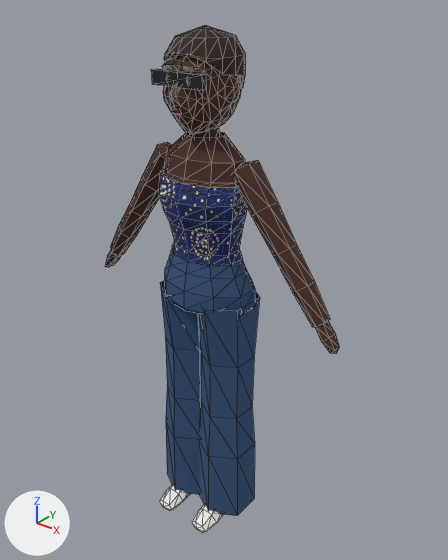
A saved change to the glTF model apps/client/public/assets/shared/chr/chr_sade.glb.
Both versions are drawn from a camera (50 mm lens) standing at (1.189, -1.372, 0.981) and looking at (0.031, 0.075, 0.084). Lighting does not change. The marker at lower left points along +X, +Y and +Z. The picture after the commit comes second. Mesh edges are drawn as thin lines. Vertices at exactly the same position are counted once.

The first picture shows 'body'.
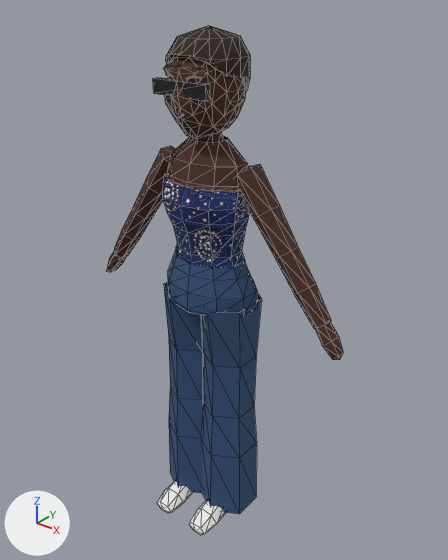
Changed parts and their boxes (x1, y1, x2, y2) in the pictures (448 x 560 px; the box of a moved part takes in the faces that stretch with it):
'body', reshaped: before (105, 26, 339, 533); after (106, 26, 343, 535)
part 1 of me_body, moved or reshaped: before (165, 247, 256, 315); after (168, 250, 258, 316)
part 2 of me_body, moved or reshaped (mostly hidden): before (190, 127, 220, 138); after (193, 131, 223, 143)
part 3 of me_body, moved or reshaped: before (232, 161, 330, 327); after (235, 165, 331, 328)
part 4 of me_body, moved or reshaped: before (315, 321, 339, 354); after (315, 322, 343, 360)
part 5 of me_body, moved or reshaped: before (198, 291, 260, 516); after (201, 293, 261, 514)
part 6 of me_body, moved or reshaped: before (110, 142, 172, 256); after (114, 146, 175, 258)
part 7 of me_body, moved or reshaped: before (105, 250, 121, 267); after (106, 251, 126, 272)
part 8 of me_body, moved or reshaped: before (160, 280, 201, 495); after (164, 282, 204, 493)
part 9 of me_body, moved or reshaped: before (151, 69, 207, 91); after (153, 78, 210, 101)
part 10 of me_body, added (blue): after (163, 173, 250, 268)
part 11 of me_body, moved or reshaped: before (159, 26, 247, 266); after (164, 26, 250, 191)
part 12 of me_body, moved or reshaped: before (159, 485, 223, 533); after (157, 481, 226, 535)

The change in detail:
me_body is used by ob_body; location (0.0, 0.0, 0.0).
me_body had 712 vertices, 1242 faces and spanned x -0.49..0.49, y -0.15..0.16, z -0.84..0.87.
me_body now has 696 vertices, 1210 faces and spans x -0.5..0.5, y -0.16..0.17, z -0.84..0.87.
me_body part 1: the loose piece of 61 vertices spanning x -0.17..0.17, y -0.09..0.16, z 0.01..0.19 is moved by (0.0, 0.01, -0.01).
me_body part 2: the loose piece of 12 vertices spanning x -0.04..0.04, y -0.02..0.07, z 0.52..0.6 is moved by (0.0, 0.01, -0.02).
me_body part 3: the loose piece of 31 vertices spanning x 0.11..0.45, y -0.02..0.07, z 0.07..0.52 is moved by (0.0, 0.01, -0.01).
me_body part 4: the loose piece of 19 vertices spanning x 0.42..0.49, y -0.01..0.06, z 0.0..0.09 is moved by (0.0, 0.01, -0.02).
me_body part 5: the loose piece of 30 vertices spanning x -0.01..0.18, y -0.09..0.15, z -0.8..0.05 is moved by (0.0, 0.01, -0.01).
me_body part 6: the loose piece of 31 vertices spanning x -0.45..-0.11, y -0.02..0.07, z 0.07..0.52 is moved by (0.0, 0.01, -0.01).
me_body part 7: the loose piece of 19 vertices spanning x -0.49..-0.42, y -0.01..0.06, z 0.0..0.09 is moved by (0.0, 0.01, -0.02).
me_body part 8: the loose piece of 30 vertices spanning x -0.18..0.01, y -0.09..0.15, z -0.8..0.05 is moved by (0.0, 0.01, -0.01).
me_body part 9: the loose piece of 8 vertices spanning x -0.09..0.09, y -0.09..-0.07, z 0.72..0.76 is moved by (0.0, 0.01, -0.03).
me_body part 10: the loose piece of 70 vertices spanning x -0.15..0.15, y -0.11..0.13, z 0.19..0.44 is copied, and the copy is moved by (0.0, 0.01, -0.01); it spans x -0.15..0.15, y -0.09..0.14, z 0.18..0.43.
me_body part 11: 16 vertices moved within x -0.04..0.05, y -0.09..-0.07, z 0.64..0.8; 377 vertices removed from x -0.15..0.15, y -0.11..0.15, z 0.19..0.87; 287 vertices added at x -0.14..0.14, y -0.1..0.17, z 0.43..0.87.
me_body part 12: 4 vertices moved within x -0.1..0.1, y 0.01, z -0.76; 38 vertices removed from x -0.12..0.12, y -0.15..0.08, z -0.84..-0.77; 38 vertices added at x -0.13..0.13, y -0.16..0.1, z -0.84..-0.76.
Other edits to the shape of me_body do not show in these pictures.
